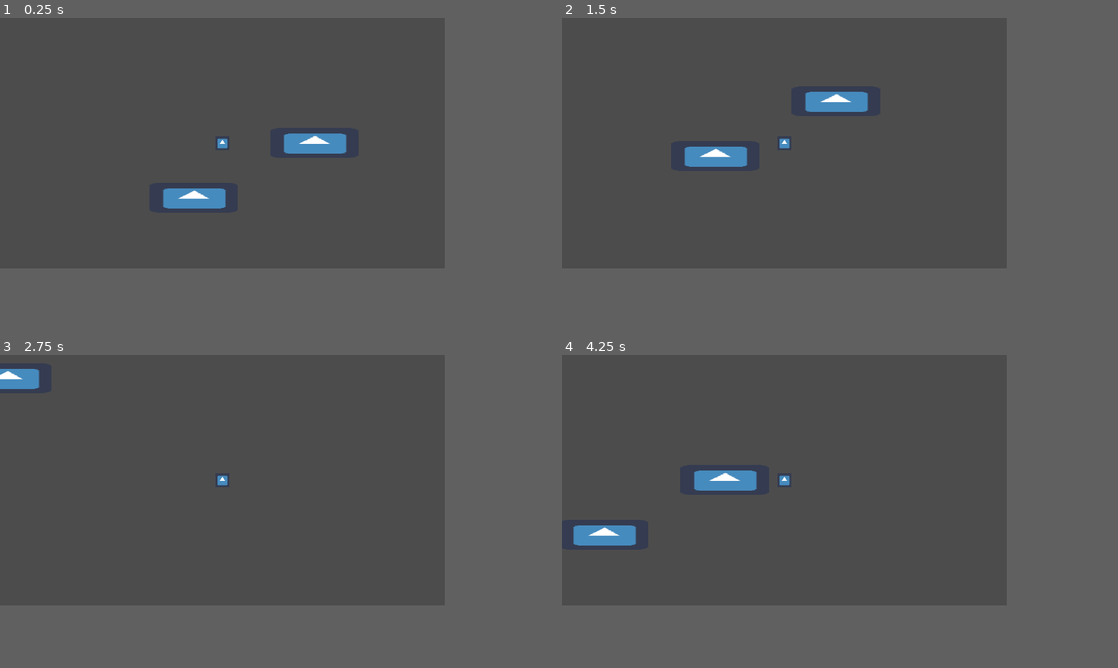
Above: before the commit, frames 1-4 (two rows, left to right).
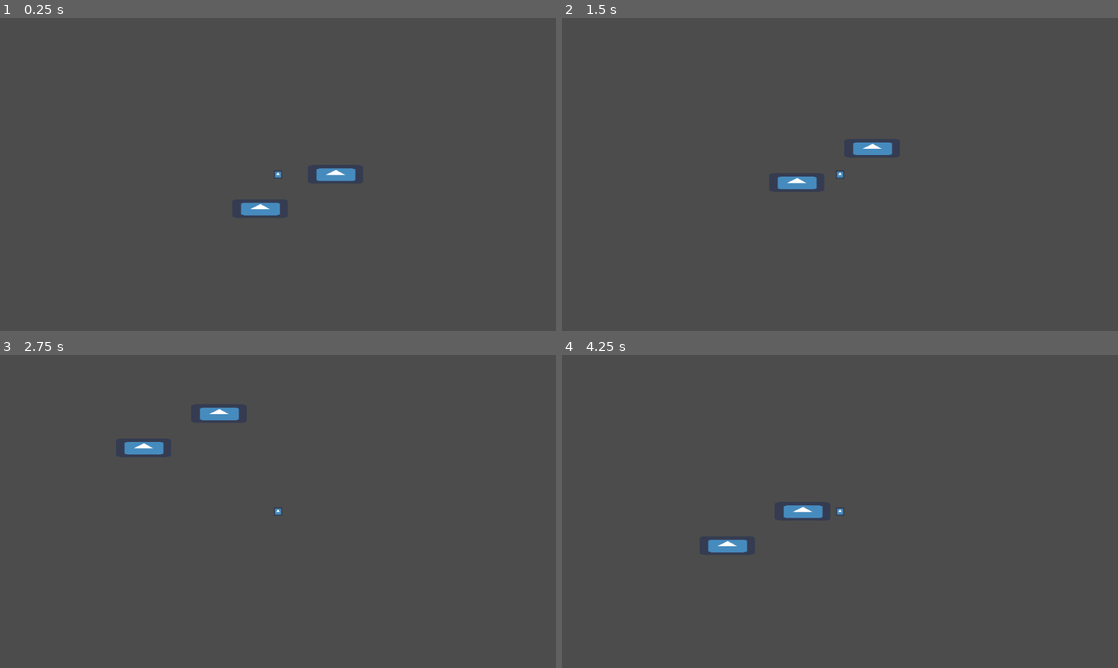
Above: after the commit, the same moments.

Repository: kjanuska/Independent-Study-Game
Game: Godot game, scene res://Scenes/Main.tscn
The game is run twice, just before and just after one commit, with the same random seed, the same clock (stepped at 60 frames per second) and the same inputs. The engine's default icon, where the game draws it, is replaced by a stand-in: a white triangle on a blue panel in a dark square.
Inputs:
- Up to frame 1 (0.25 s): no input
- Up to frame 2 (1.5 s): tap Enter at 0.5 s; hold D (ui_right) 0.53-1.28 s; tap Space (space) at 0.6, 1.35 s; hold S (ui_down) from 1.28 s (still down)
- Up to frame 3 (2.75 s): release S (ui_down) at 2.03 s; hold D (ui_right) from 2.03 s (still down); tap Space (space) at 2.1 s
- Up to frame 4 (4.25 s): release D (ui_right) at 2.78 s; hold W (ui_up) 2.78-3.53 s; tap Space (space) at 2.85, 3.6 s; hold A (ui_left) from 3.53 s (still down)
In our replay, the window is 640x360 before the commit and 800x450 after it. These sizes can differ from the game's own. Grey fills any space a smaller window leaves; there, only what the larger window draws over its background counts as a difference.

The runs differ from the first frame. In frame 1, 2.1% of the frame differs, in the area x 29-64%, y 36-64%; in frame 2, 2.1%; in frame 3, 1.1%; in frame 4, 2.1%.

Commit message:
changed debug window size to 2x

Diff:
--- a/project.godot
+++ b/project.godot
@@ -23,8 +23,8 @@
 
 window/size/width=640
 window/size/height=360
-window/size/test_width=640
-window/size/test_height=360
+window/size/test_width=1280
+window/size/test_height=720
 
 [input]
 
